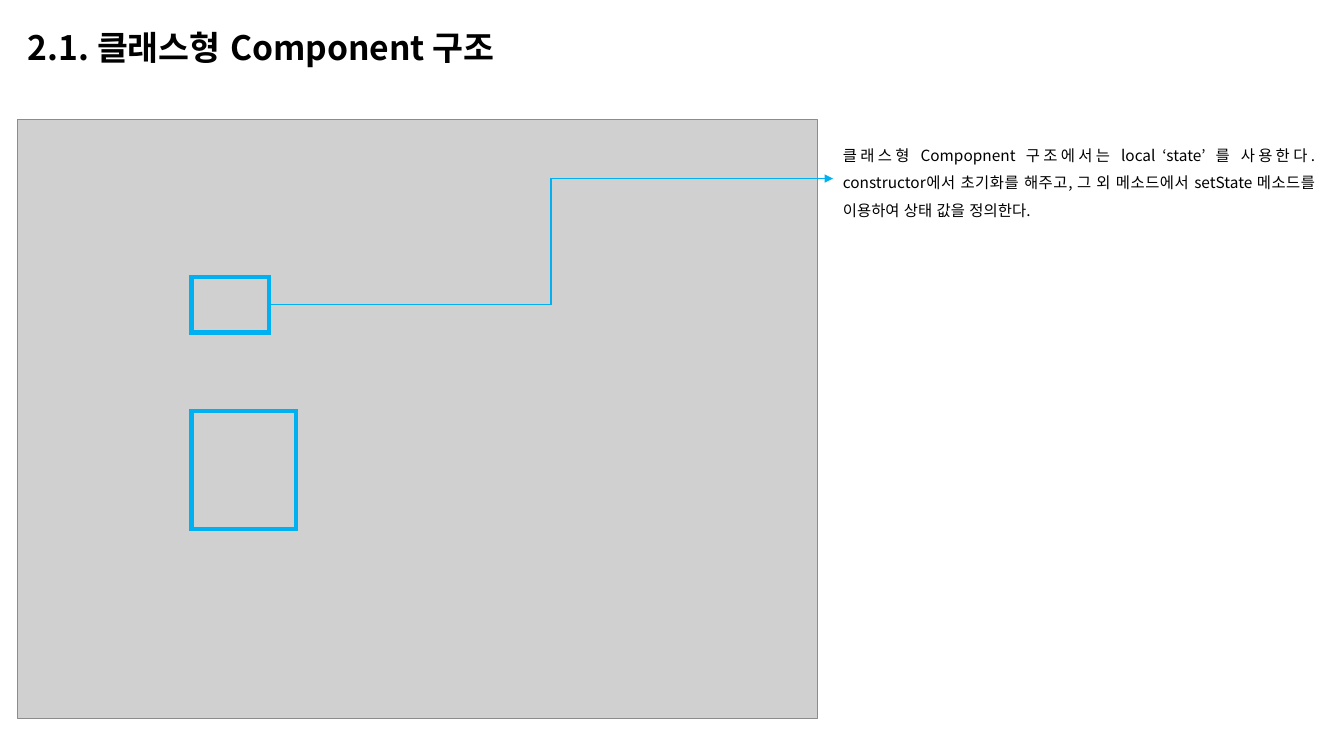
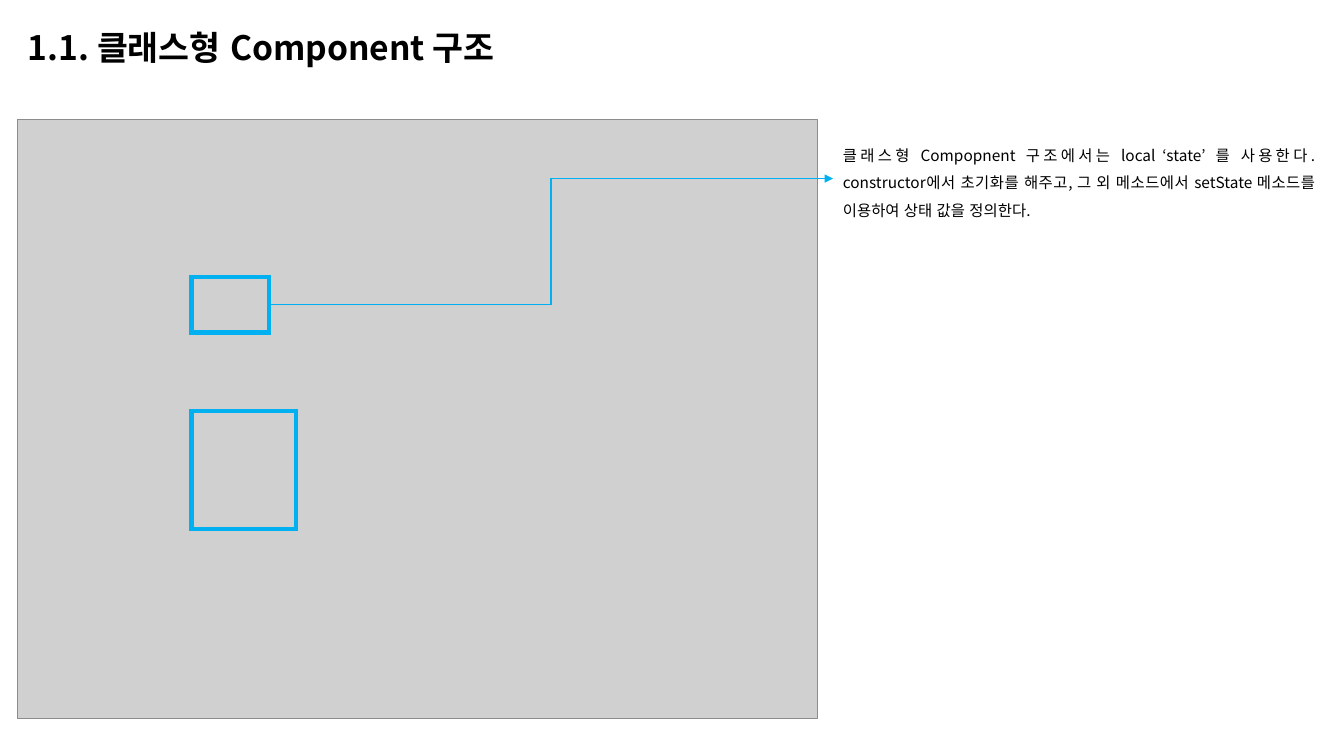
Before and after one commit to junni3h/insummnia, a slide deck: slide 7 of docs/리액트 정리.pptx. Drawn at 1344x756 pixels with LibreOffice and Linux fonts; fonts in the diff are those of the drawing; grey boxes stand for pictures. Boxes give left, top, right and bottom in pixels: in the first picture for what was removed or moved away, otherwise in the second. Text is boxed around its words. In the diff, an @@ line names an element or a change of style, - is before the commit and + after.

```diff
--- a/docs/리액트 정리.pptx
+++ b/docs/리액트 정리.pptx
@@ text at bbox=[28, 31, 495, 68]: text changed @@
-2.1. 클래스형 Component 구조
+1.1. 클래스형 Component 구조
```
Also in this commit, not shown: 12 other slides changed, 3 slides added, 18 other files.
